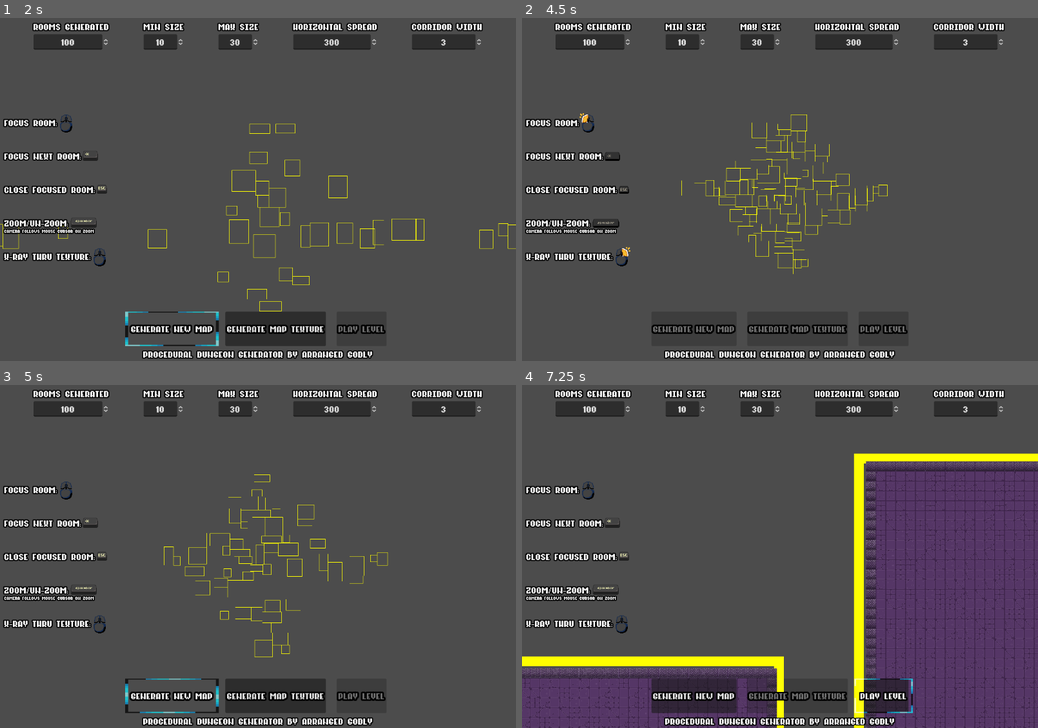
Above: before the commit, frames 1-4 (two rows, left to right).
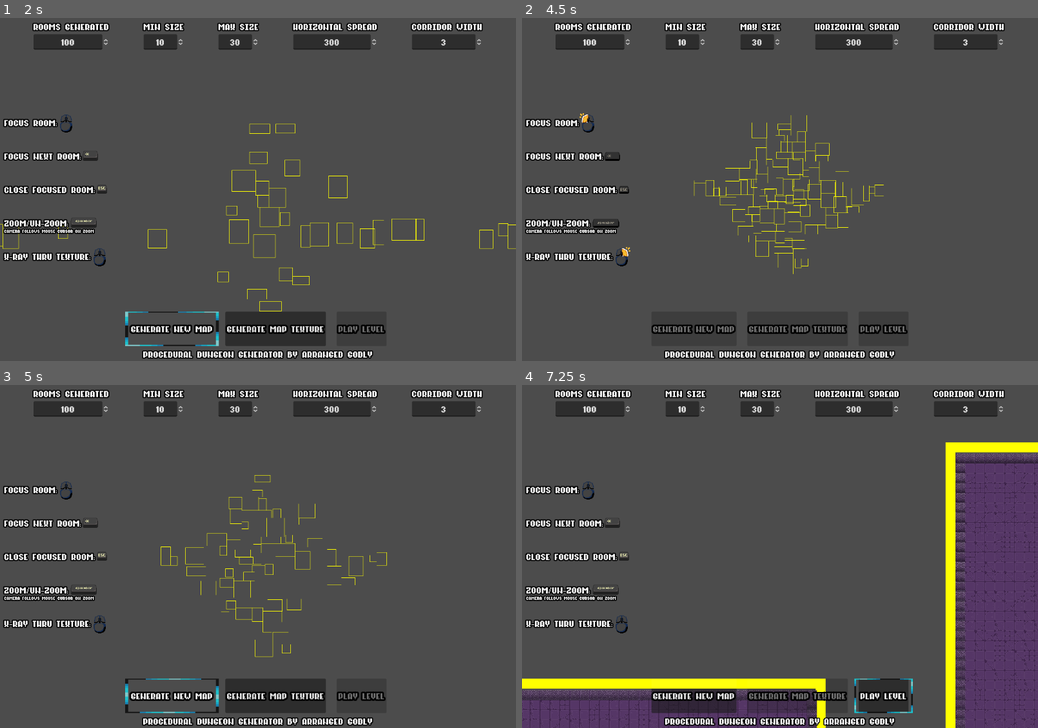
Above: after the commit, the same moments.

Repository: Arrangedgodly/procedural-dungeon
Game: Godot game, scene res://scenes/basic_dungeon.tscn
The game is run twice, just before and just after one commit, with the same random seed, the same clock (stepped at 60 frames per second) and the same inputs.
Inputs (mouse positions are in pixels of both pictures, inside the frame that each line leads up to):
- Up to frame 1 (2 s): click "Generate New Map" at 0.5 s; click "Generate New Map" at 1.25 s
- Up to frame 2 (4.5 s): click "Generate Map Texture" at 2 s; click "PLAY LEVEL" at 2.75 s; click "PLAY LEVEL" at 3.5 s; click "Generate New Map" at 4.25 s
- Up to frame 3 (5 s): no input
- Up to frame 4 (7.25 s): click "Generate Map Texture" at 5 s; click "PLAY LEVEL" at 5.75 s; move the mouse to (780, 659) at 6.52 s; press the mouse at (780, 659) at 6.53 s; tap Space (ui_select) at 6.77 s

Frame 1 is identical in both runs. In frame 2, 1.2% of the frame differs, in the area x 30-71%, y 28-73%; in frame 3, 1.3%; in frame 4, 22%, in the area x 0-100%, y 16-100%.

Commit message:
refactor: trying to make more edits to refine things, split up code logic and figure out unloading/offloading for faster renders on large scale projects

Diff:
--- a/resources/DungeonSize.gd
+++ b/resources/DungeonSize.gd
@@ -5,7 +5,7 @@
 
 # Dictionary to store property constraints
 const PROPERTY_CONSTRAINTS = {
-	"rooms_generated": {"min": 5, "max": 1000, "default": 100},
+	"rooms_generated": {"min": 5, "max": 10000, "default": 100},
 	"min_size": {"min": 5, "max": 20, "default": 10},
 	"max_size": {"min": 10, "max": 50, "default": 30},
 	"horizontal_spread": {"min": 100, "max": 1000, "default": 300},
--- a/scripts/basic_dungeon.gd
+++ b/scripts/basic_dungeon.gd
@@ -131,43 +131,22 @@
 
 func wait_for_rooms_to_settle() -> void:
 	set_phase("SETTLING")
-	items_to_process = 100  # Using percentage for progress
+	items_to_process = 100
 	items_processed = 0
 
-	var stable_frames = 0
-	var required_stable_frames = 30  # Number of frames rooms need to be stable
-	var max_settling_time = 5.0  # Maximum time to wait in seconds
-	var settling_timer = 0.0
-
-	while stable_frames < required_stable_frames and settling_timer < max_settling_time:
-		var all_rooms_stable = true
-		var total_velocity = 0.0
-		var room_count = rooms.get_child_count()
-
-		if room_count == 0:
-			break
-
-		for room in rooms.get_children():
-			var rigid_body = room as RigidBody2D
-			if rigid_body:
-				var velocity_length = rigid_body.linear_velocity.length()
-				if velocity_length > 1.0:  # Adjust this threshold as needed
-					all_rooms_stable = false
-				total_velocity += velocity_length
-
-		# Calculate progress based on average velocity
-		var avg_velocity = total_velocity / room_count
-		var max_expected_velocity = 1000.0  # Adjust based on your physics settings
-		var stability_progress = clamp(
-			100 - ((avg_velocity / max_expected_velocity) * 100),
-			0,
-			100
-		)
+	var stable_frames := 0
+	const REQUIRED_STABLE_FRAMES := 30
+	const MAX_SETTLING_TIME := 5.0
+	var settling_timer := 0.0
+
+	while stable_frames < REQUIRED_STABLE_FRAMES and settling_timer < MAX_SETTLING_TIME:
+		var total_velocity := calculate_total_room_velocity()
+		var stability_progress := calculate_stability_progress(total_velocity)
 
 		items_processed = stability_progress
 		update_progress()
 
-		if all_rooms_stable:
+		if total_velocity < 1.0:
 			stable_frames += 1
 		else:
 			stable_frames = 0
@@ -175,9 +154,22 @@
 		settling_timer += get_physics_process_delta_time()
 		await get_tree().physics_frame
 
-	# Ensure we show 100% progress when done
 	items_processed = 100
 	update_progress()
+
+func calculate_total_room_velocity() -> float:
+	var total := 0.0
+	for room in rooms.get_children():
+		total += (room as RigidBody2D).linear_velocity.length()
+	return total
+
+func calculate_stability_progress(total_velocity: float) -> float:
+	var room_count := rooms.get_child_count()
+	if room_count == 0:
+		return 100.0
+	const MAX_EXPECTED_VELOCITY := 1000.0
+	var avg_velocity := total_velocity / room_count
+	return clamp(100 - ((avg_velocity / MAX_EXPECTED_VELOCITY) * 100), 0, 100)
 
 func cull_rooms():
 	var room_positions = []
@@ -230,26 +222,27 @@
 	fit_camera_to_rooms()
 	map_generation_finished.emit()
 
-func make_map():
+func make_map() -> void:
+	clear_map_state()
+	process_map_bounds()
+	await process_chunks()
+	await process_room_corridors()
+	await distribute_items()
+
+func clear_map_state() -> void:
 	walk.clear()
 	background.clear()
 	walls.clear()
 	active_chunks.clear()
 
-	# First pass: Calculate total bounds and identify active chunks
-	var full_rect = Rect2()
-	for room in rooms.get_children():
-		var rect = Rect2(room.position - room.size, room.get_node("CollisionShape2D").shape.extents * 2)
+func process_map_bounds() -> void:
+	var full_rect := Rect2()
+	for room in rooms.get_children():
+		var rect := get_room_bounds(room)
 		full_rect = full_rect.merge(rect)
-
-		# Mark chunks containing this room as active
-		var top_left = walk.local_to_map(rect.position)
-		var bottom_right = walk.local_to_map(rect.end)
-		for x in range(get_chunk_coord(top_left).x, get_chunk_coord(bottom_right).x + 1):
-			for y in range(get_chunk_coord(top_left).y, get_chunk_coord(bottom_right).y + 1):
-				active_chunks[Vector2i(x, y)] = true
-
-	# Process chunks in batches
+		mark_active_chunks(rect)
+
+func process_chunks() -> void:
 	set_phase("CHUNKS")
 	items_processed = 0
 	items_to_process = active_chunks.size()
@@ -261,9 +254,9 @@
 		items_processed += 1
 		update_progress()
 		if items_processed % 10 == 0:  # Process in batches of 10 chunks
-			await get_tree().process_frame  # Yield to prevent freezing
-
-	# Generate corridors in batches
+			await get_tree().process_frame
+
+func process_room_corridors() -> void:
 	set_phase("TEXTURES")
 	var corridors = []
 	items_to_process = rooms.get_child_count()
@@ -275,10 +268,21 @@
 		items_processed += 1
 		update_progress()
 
-		if items_processed % 5 == 0:  # Process in batches of 5 rooms
+		if items_processed % 5 == 0:
 			await get_tree().process_frame
 
-	await distribute_items()
+func get_room_bounds(room: Node) -> Rect2:
+	return Rect2(
+		room.position - room.size,
+		room.get_node("CollisionShape2D").shape.extents * 2
+	)
+
+func mark_active_chunks(rect: Rect2) -> void:
+	var top_left := walk.local_to_map(rect.position)
+	var bottom_right := walk.local_to_map(rect.end)
+	for x in range(get_chunk_coord(top_left).x, get_chunk_coord(bottom_right).x + 1):
+		for y in range(get_chunk_coord(top_left).y, get_chunk_coord(bottom_right).y + 1):
+			active_chunks[Vector2i(x, y)] = true
 
 func generate_chunk(bounds: Rect2i) -> void:
 	# Generate background tiles for chunk
@@ -308,38 +312,36 @@
 			carve_path(start, end)
 	corridors.append(point)
 
-# Modified carve_path to be more efficient
 func carve_path(pos1: Vector2i, pos2: Vector2i) -> void:
-	var x_diff = sign(pos2.x - pos1.x)
-	var y_diff = sign(pos2.y - pos1.y)
-	if x_diff == 0: x_diff = 1
-	if y_diff == 0: y_diff = 1
-
-	var corridor_cells = []
-	var current = pos1
-	var batch_size = 5  # Process corridors in smaller batches
-	var cells_in_batch = []
-
-	# Generate corridor cells in batches
+	var direction := Vector2i(sign(pos2.x - pos1.x), sign(pos2.y - pos1.y))
+	direction = Vector2i(1 if direction.x == 0 else direction.x, 1 if direction.y == 0 else direction.y)
+
+	var current := pos1
+	var cells := []
+
 	while current.x != pos2.x:
-		cells_in_batch.append_array(get_corridor_segment_cells(current, Vector2i(1, 0)))
-		current.x += x_diff
-
-		if cells_in_batch.size() >= batch_size:
-			process_corridor_batch(cells_in_batch)
-			cells_in_batch.clear()
+		cells.append_array(get_corridor_segment_cells(current, Vector2i(1, 0)))
+		current.x += direction.x
+		process_cells_batch(cells)
 
 	while current.y != pos2.y:
-		cells_in_batch.append_array(get_corridor_segment_cells(current, Vector2i(0, 1)))
-		current.y += y_diff
-
-		if cells_in_batch.size() >= batch_size:
-			process_corridor_batch(cells_in_batch)
-			cells_in_batch.clear()
-
-	# Process any remaining cells
-	if cells_in_batch.size() > 0:
-		process_corridor_batch(cells_in_batch)
+		cells.append_array(get_corridor_segment_cells(current, Vector2i(0, 1)))
+		current.y += direction.y
+		process_cells_batch(cells)
+
+func process_cells_batch(cells: Array) -> void:
+	const BATCH_SIZE := 5
+	if cells.size() >= BATCH_SIZE:
+		for cell in cells:
+			set_walkable_cell(cell)
+			add_surrounding_walls(cell)
+		cells.clear()
+
+func add_surrounding_walls(cell: Vector2i) -> void:
+	for dir in DIRECTIONS:
+		var check_pos = cell + dir
+		if not is_walkable_tile(check_pos):
+			set_wall_cell(check_pos)
 
 func get_corridor_segment_cells(center: Vector2i, direction: Vector2i) -> Array:
 	var cells = []
